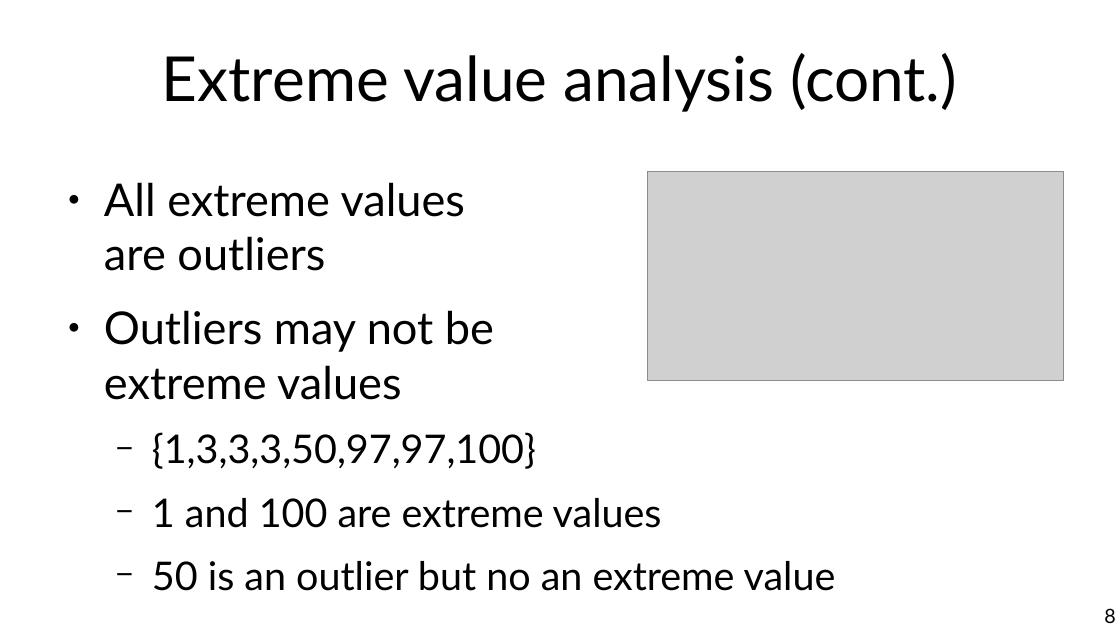
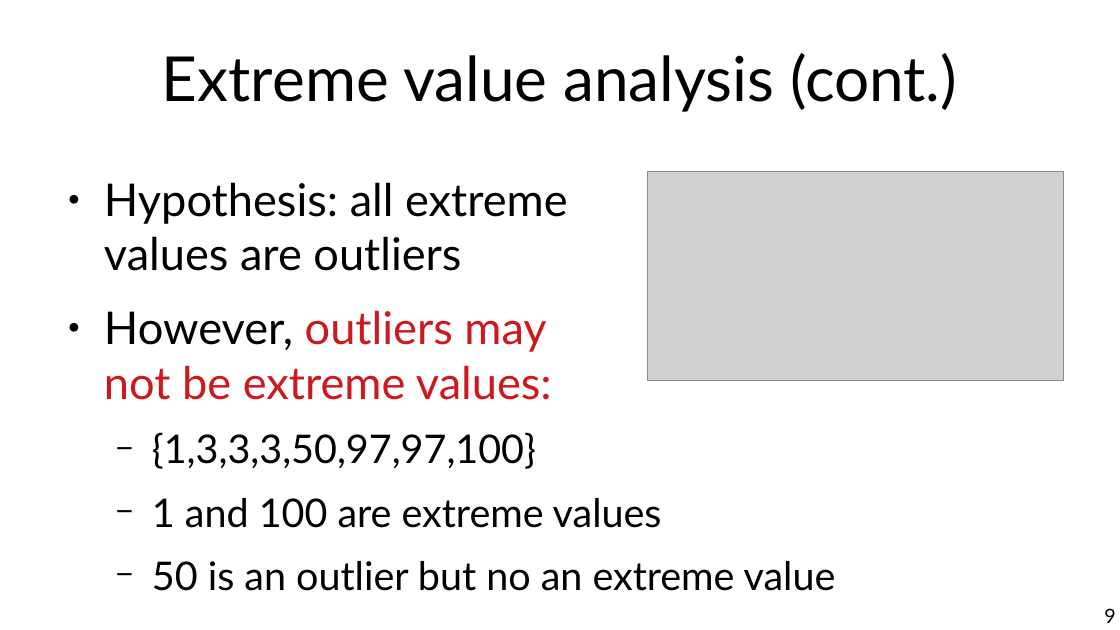
Before and after one commit to marco-calautti/data-mining-course, a slide deck: slide 9 of theory/tt09_outlier_detection.odp (slide 8 before the commit). Drawn at 1120x630 pixels with LibreOffice and Linux fonts; fonts in the diff are those of the drawing; grey boxes stand for pictures. Boxes give left, top, right and bottom in pixels: in the first picture for what was removed or moved away, otherwise in the second. Text is boxed around its words. In the diff, an @@ line names an element or a change of style, - is before the commit and + after.

```diff
--- a/theory/tt09_outlier_detection.odp
+++ b/theory/tt09_outlier_detection.odp
@@ text at (x1=104, y1=182, x2=568, y2=400): text changed @@
-● All extreme values
-  are outliers
-● Outliers may not be
-  extreme values
+● Hypothesis: all extreme
+  values are outliers
+● However, outliers may
+  not be extreme values:
@@ page number at (x1=1104, y1=608, x2=1115, y2=623): text changed @@
-8
+9
```
Also in this commit, not shown: 26 other slides changed, 14 slides added, 2 slides removed.
